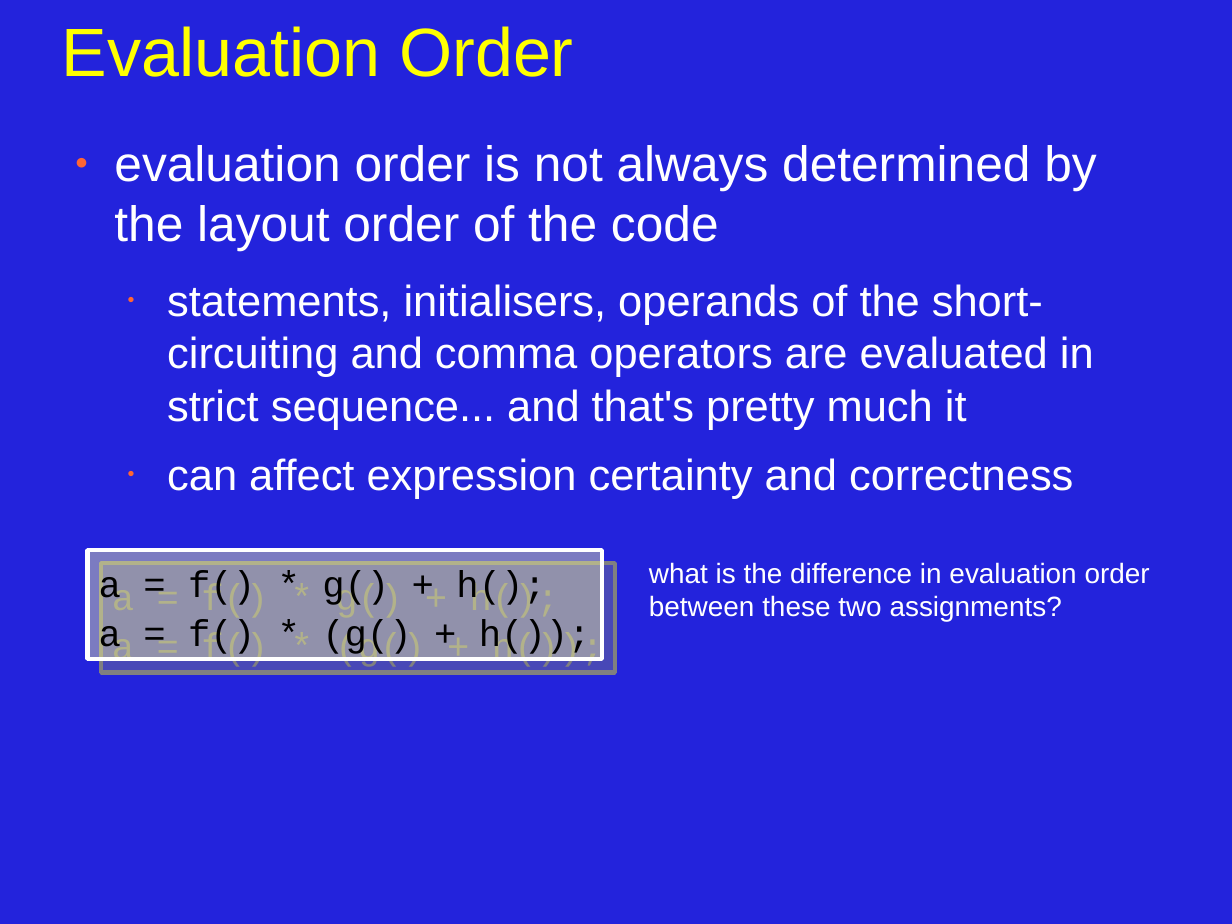
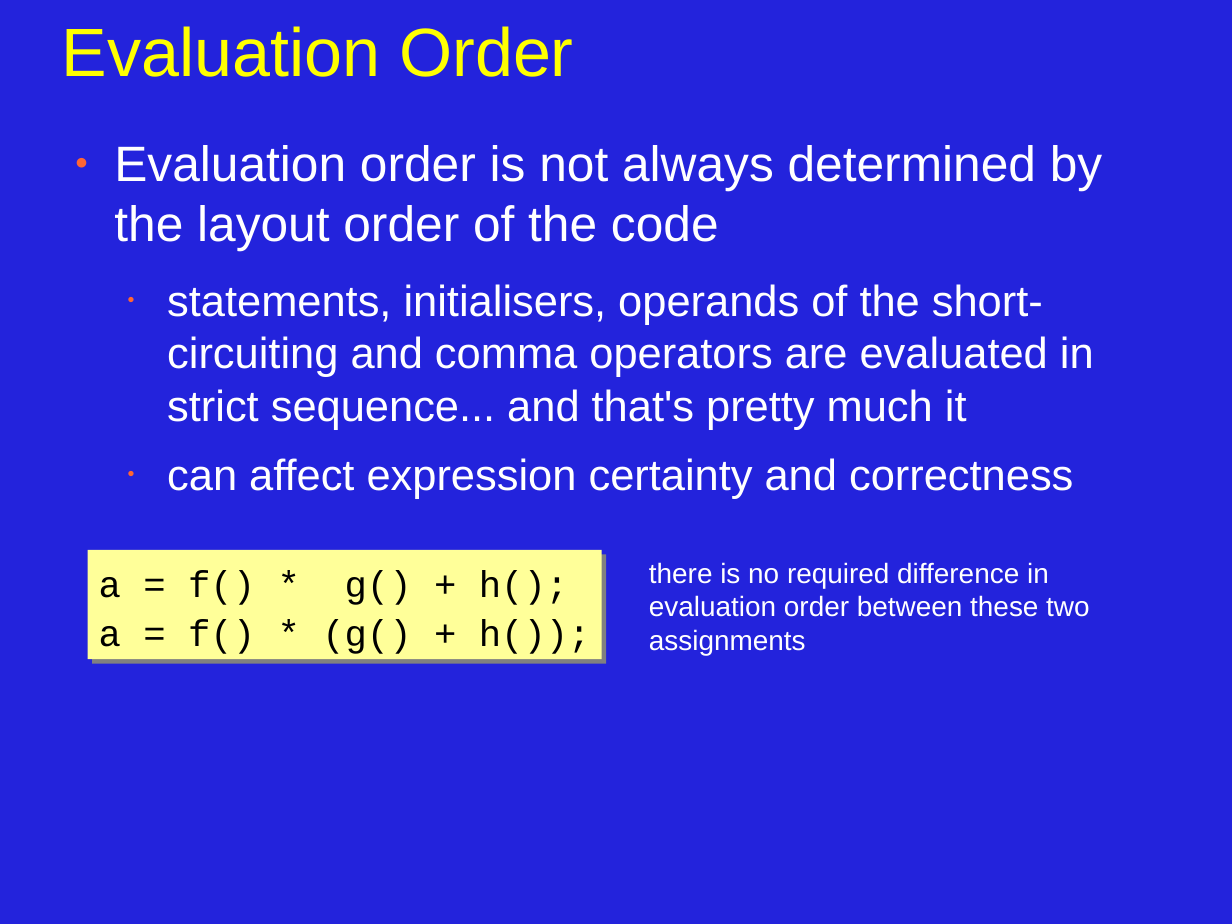
Before and after one commit to JonJagger/two-day-courses, a slide deck: slide 5 of cppf/01_Introduction_to_C++.odp (slide 6 before the commit). Drawn at 1232x924 pixels with LibreOffice and Linux fonts; fonts in the diff are those of the drawing. Boxes give left, top, right and bottom in pixels: in the first picture for what was removed or moved away, otherwise in the second. Text is boxed around its words. In the diff, an @@ line names an element or a change of style, - is before the commit and + after.

```diff
--- a/cppf/01_Introduction_to_C++.odp
+++ b/cppf/01_Introduction_to_C++.odp
@@ text at bbox=[114, 145, 1102, 250]: text changed @@
-● evaluation order is not always determined by the layout order of the code
+● Evaluation order is not always determined by the layout order of the code
@@ rectangle "a = f() * g() ..." at bbox=[88, 550, 603, 660]: fill #FFFF99 at 40% opacity to #FFFF99; outline #FFFFFF 2.83 pt to none; shadow changed @@
@@ text at bbox=[649, 562, 1089, 655]: text changed @@
-what is the difference in evaluation order between these two assignments?
+there is no required difference in evaluation order between these two assignments
```
Also in this commit, not shown: 4 other slides changed, 8 slides added, 5 slides removed.
